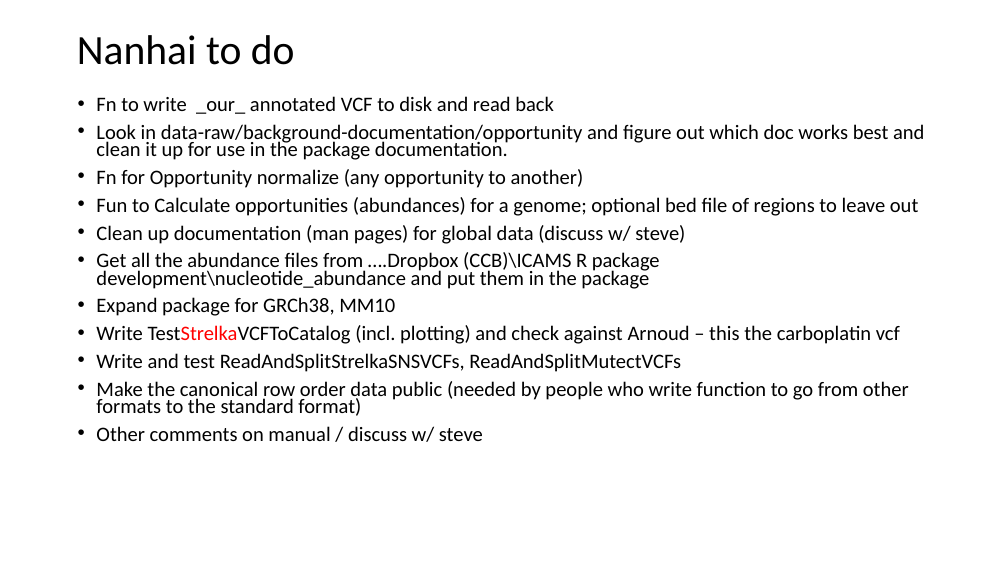
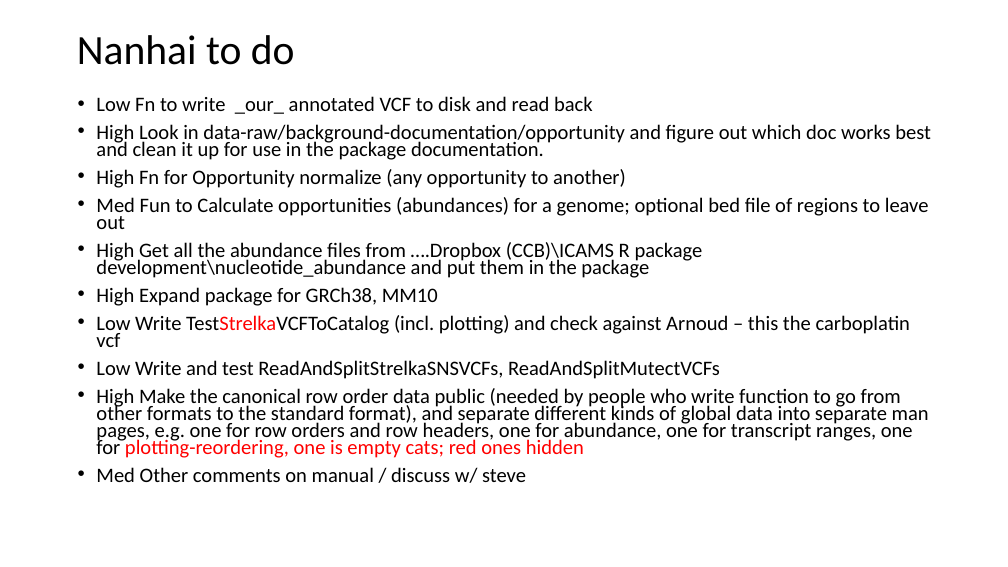
Before and after one commit to steverozen/ICAMS, a slide deck: slide 4 of data-raw/ICAMS-overview.pptx. Drawn at 1008x567 pixels with LibreOffice and Linux fonts; fonts in the diff are those of the drawing. Boxes give left, top, right and bottom in pixels: in the first picture for what was removed or moved away, otherwise in the second. Text is boxed around its words. In the diff, an @@ line names an element or a change of style, - is before the commit and + after.

Commit message:
updated to-do-list

```diff
--- a/data-raw/ICAMS-overview.pptx
+++ b/data-raw/ICAMS-overview.pptx
@@ text at (x1=96, y1=96, x2=931, y2=483): text changed @@
-• Fn to write _our_ annotated VCF to disk and read back
-• Look in data-raw/background-documentation/opportunity and figure out which doc works best and clean it up for use in the package documentation.
-• Fn for Opportunity normalize (any opportunity to another)
-• Fun to Calculate opportunities (abundances) for a genome; optional bed file of regions to leave out
-• Clean up documentation (man pages) for global data (discuss w/ steve)
-• Get all the abundance files from ….Dropbox (CCB)\ICAMS R package development\nucleotide_abundance and put them in the package
-• Expand package for GRCh38, MM10
-• Write TestStrelkaVCFToCatalog (incl. plotting) and check against Arnoud – this the carboplatin vcf
-• Write and test ReadAndSplitStrelkaSNSVCFs, ReadAndSplitMutectVCFs
-• Make the canonical row order data public (needed by people who write function to go from other formats to the standard format)
-• Other comments on manual / discuss w/ steve
+• Low Fn to write _our_ annotated VCF to disk and read back
+• High Look in data-raw/background-documentation/opportunity and figure out which doc works best and clean it up for use in the package documentation.
+• High Fn for Opportunity normalize (any opportunity to another)
+• Med Fun to Calculate opportunities (abundances) for a genome; optional bed file of regions to leave out
+• High Get all the abundance files from ….Dropbox (CCB)\ICAMS R package development\nucleotide_abundance and put them in the package
+• High Expand package for GRCh38, MM10
+• Low Write TestStrelkaVCFToCatalog (incl. plotting) and check against Arnoud – this the carboplatin vcf
+• Low Write and test ReadAndSplitStrelkaSNSVCFs, ReadAndSplitMutectVCFs
+• High Make the canonical row order data public (needed by people who write function to go from other formats to the standard format), and separate different kinds of global data into separate man pages, e.g. one for row orders and row headers, one for abundance, one for transcript ranges, one for plotting-reordering, one is empty cats; red ones hidden
+• Med Other comments on manual / discuss w/ steve
```
